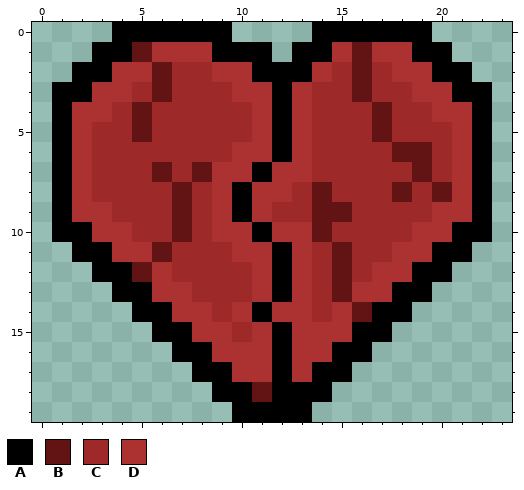
Edited in one commit: pixel-art file (Projetasso/Code Wars 2 - The Offline Server/Sprites e Anim RD/coracao_V2.aseprite). Above is the file before it was changed.
24x20 pixels, 1 frame.
Palette (. is transparent): A #000000  B #621313  C #9d2929  D #ac3232
Pixels before, first column x 1:
 0 ...AAAAAA....AAAAAA...
 1 ..AABDDDAAA.AADBDDAA..
 2 .AADDBCCDDAAADCBCDDAA.
 3 AADDCBCCCDDADCCBCCDDAA
 4 ADDCBCCCCCDADCCCBCCDDA
 5 ADCCBCCCCCDADCCCBCCCDA
 6 ADCCCCCCCDDADCCCCBBCDA
 7 ADCCCBCBDDADDCCCCCBCDA
 8 ADCCCCBCDADDCBCCCBCBDA
 9 ADDCCCBCDADCCBBCCCCDDA
10 AADDCCBCDDADDBCCCCDDAA
11 .AADDBCCCDDADCBCCDDAA.
12 ..AABDCCCCDADCBCDDAA..
13 ...AADDCCCDADCBDDAA...
14 ....AADDCDADDCDBAA....
15 .....AADDCDADDDAA.....
16 ......AADDDADDAA......
17 .......AADDADAA.......
18 ........AABAAA........
19 .........AAAA.........
After the commit:
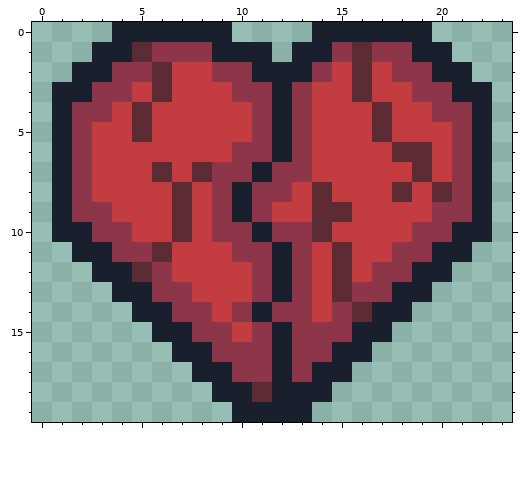
Change:
colour A: #000000 -> #1a1f2e
colour B: #621313 -> #5c2b34
colour C: #9d2929 -> #c33c40
colour D: #ac3232 -> #8d3649
Changed places in both pictures, as pixel boxes (x1, y1, x2, y2):
changed: (52, 22, 492, 422)
